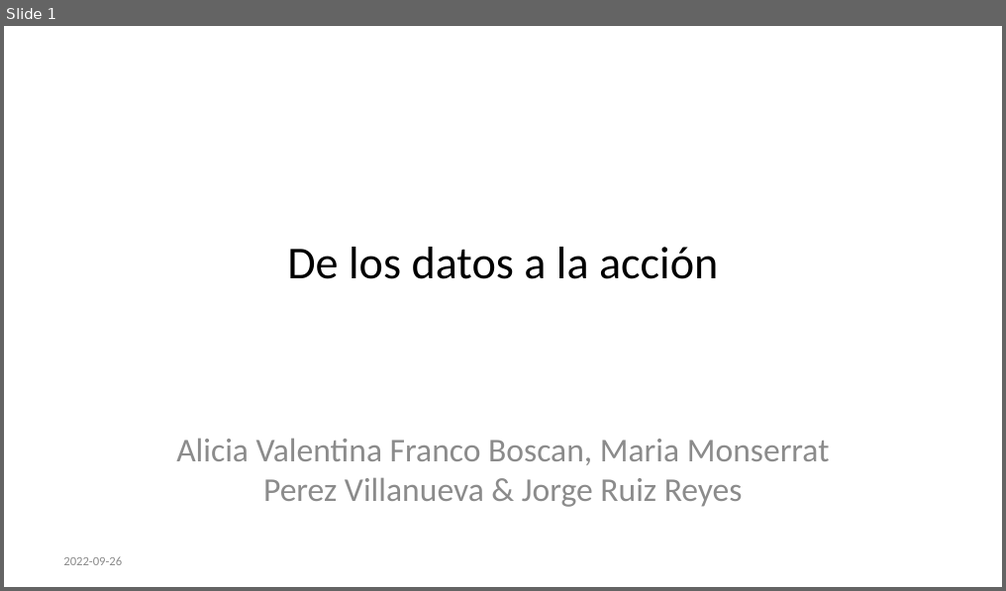
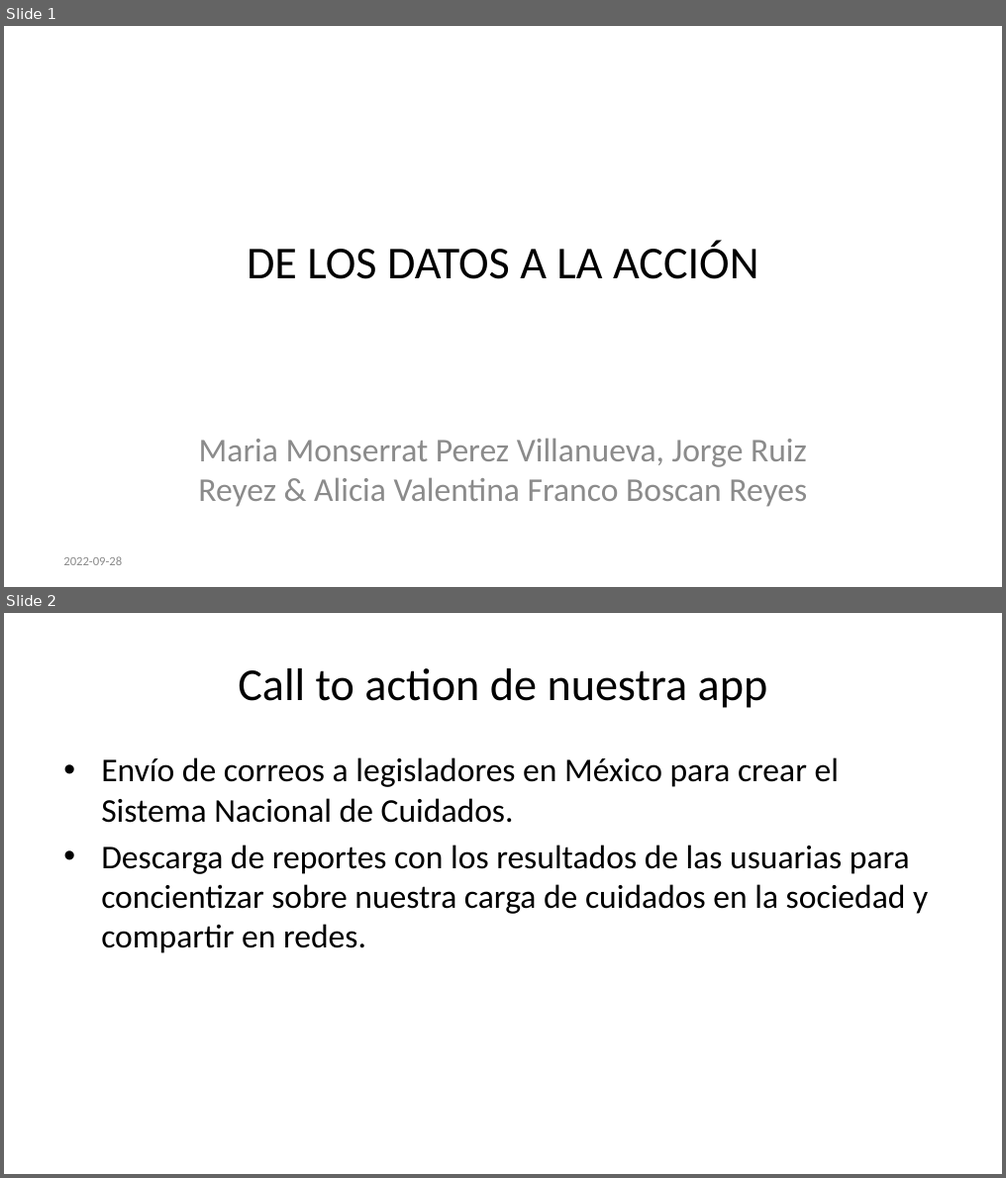
Before and after one commit to datacivica/ppt-huelladecuidados-LatinR, a slide deck: ppt-LatinR.pptx. Shown one above the other, each under a label of ours: slide 1 before the commit, slides 1 and 2 after it. The pictures are 1006x591 and 1006x1178 pixels, drawn with LibreOffice and Linux fonts; fonts in the diff are those of the drawing. Boxes give left, top, right and bottom in pixels: in the first picture for what was removed or moved away, otherwise in the second. Text is boxed around its words. In the diff, an @@ line names an element or a change of style, - is before the commit and + after.

Commit message:
subiendo parte sobre call to action con mails y reportes

```diff
--- a/ppt-LatinR.pptx
+++ b/ppt-LatinR.pptx
@@ slide 2 added at box(4, 613, 1002, 1174), background #FFFFFF @@
@@ title added at box(238, 668, 768, 708), 33 pt, text #000000 @@
+Call to action de nuestra app
@@ text added at box(101, 758, 928, 954), 24 pt, text #000000 @@
+• Envío de correos a legisladores en México para crear el Sistema Nacional de Cuidados.
+• Descarga de reportes con los resultados de las usuarias para concientizar sobre nuestra carga de cuidados en la sociedad y compartir en redes.
@@ slide 1 changed as well @@
@@ title at box(247, 240, 759, 279): text changed @@
-De los datos a la acción
+DE LOS DATOS A LA ACCIÓN
@@ subtitle at box(198, 438, 807, 507): text changed @@
-Alicia Valentina Franco Boscan, Maria Monserrat Perez Villanueva & Jorge Ruiz Reyes
+Maria Monserrat Perez Villanueva, Jorge Ruiz Reyez & Alicia Valentina Franco Boscan Reyes
```
Also in this commit, not shown: 8 other slides added, 4 slides removed, 4 other files.
